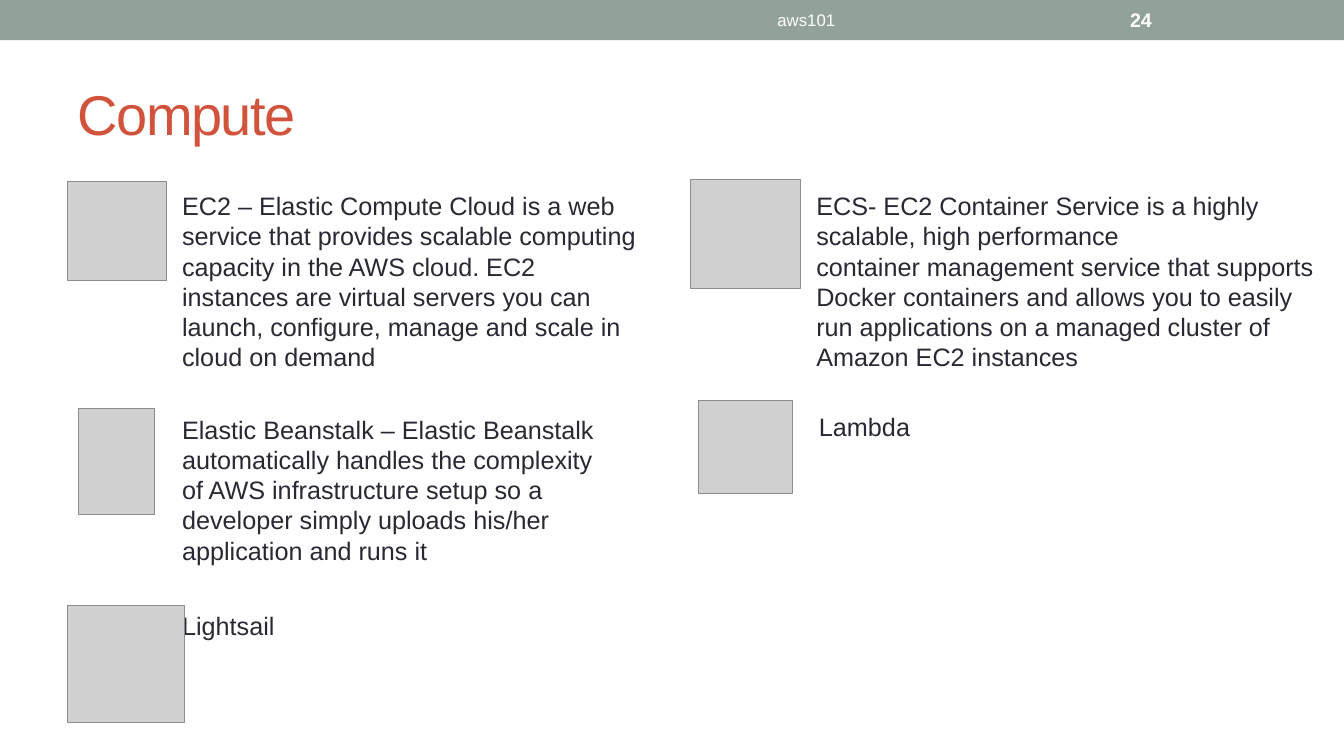
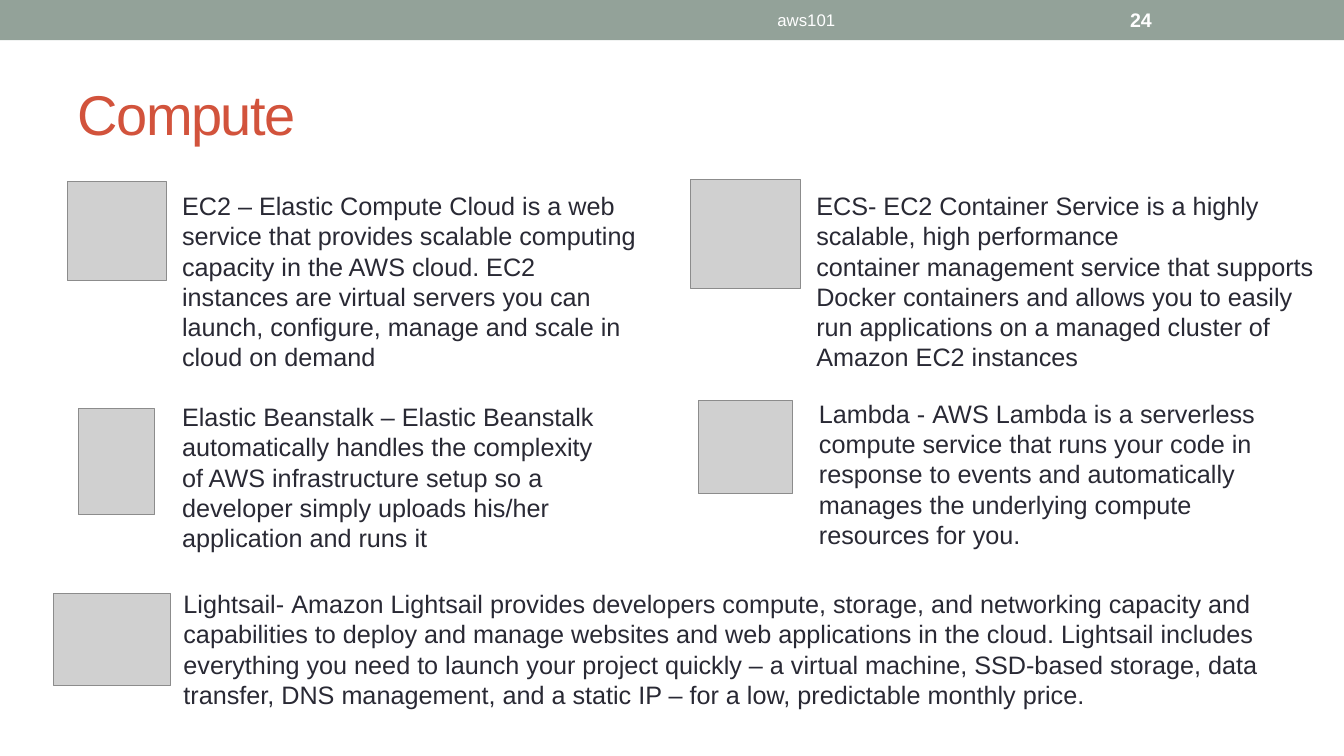
Before and after one commit to ignis01/aws101, a slide deck: slide 24 of aws101.pptx. Drawn at 1344x756 pixels with LibreOffice and Linux fonts; fonts in the diff are those of the drawing; grey boxes stand for pictures. Boxes give left, top, right and bottom in pixels: in the first picture for what was removed or moved away, otherwise in the second. Text is boxed around its words. In the diff, an @@ line names an element or a change of style, - is before the commit and + after.

Commit message:
new deck added

```diff
--- a/aws101.pptx
+++ b/aws101.pptx
@@ text "Elastic Beanstalk – Elastic Beanstalk ..." moved from (x1=182, y1=420, x2=594, y2=565) to (x1=182, y1=407, x2=594, y2=553) @@
@@ text at (x1=819, y1=404, x2=1255, y2=550): text changed @@
-Lambda
+Lambda - AWS Lambda is a serverless compute service that runs your code in response to events and automatically manages the underlying compute resources for you.
@@ picture resized from (x1=68, y1=606, x2=185, y2=723) to (x1=53, y1=594, x2=170, y2=687) @@
@@ text added at (x1=183, y1=594, x2=1257, y2=710), 18 pt, text #292934 @@
+Lightsail- Amazon Lightsail provides developers compute, storage, and networking capacity and capabilities to deploy and manage websites and web applications in the cloud. Lightsail includes everything you need to launch your project quickly – a virtual machine, SSD-based storage, data transfer, DNS management, and a static IP – for a low, predictable monthly price.
@@ text removed at (x1=182, y1=615, x2=274, y2=641) @@
-Lightsail
```
Also in this commit, not shown: 1 other slide changed, 13 slides added.
